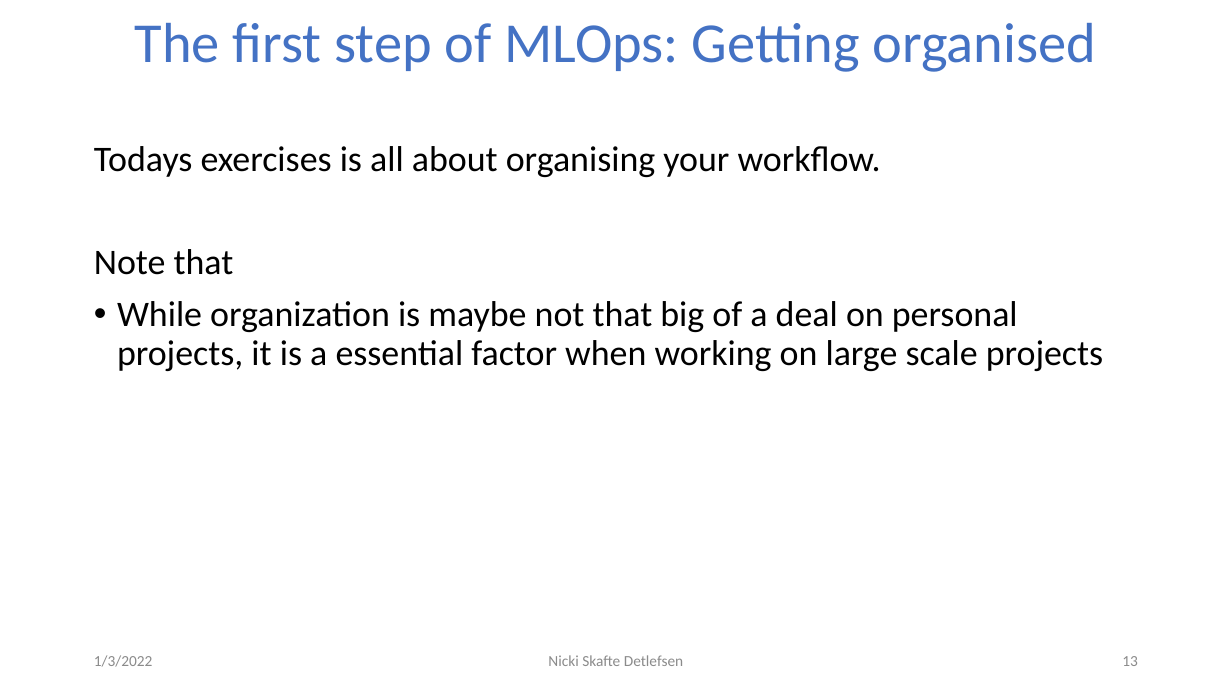
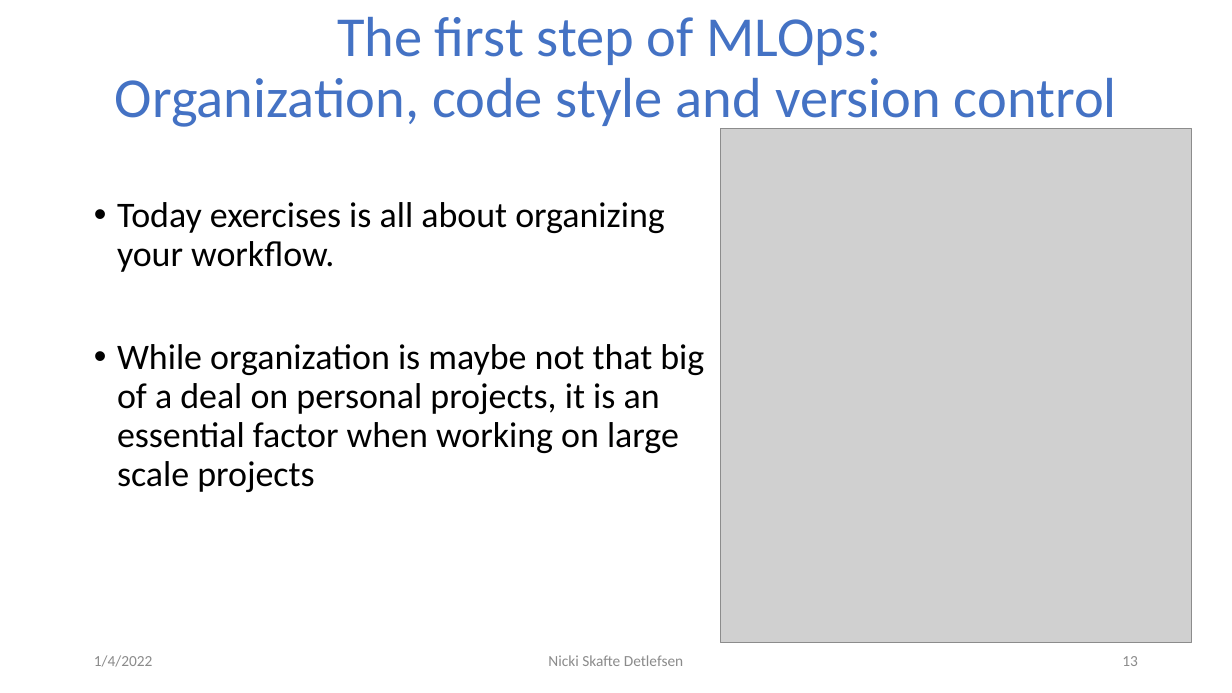
Before and after one commit to DeepEasterbunny/dtu_mlops, a slide deck: slide 13 of s2_organisation_and_version_control/lecture/MLOps.pptx. Drawn at 1232x693 pixels with LibreOffice and Linux fonts; fonts in the diff are those of the drawing; grey boxes stand for pictures; background and template pictures are left out. Boxes give left, top, right and bottom in pixels: in the first picture for what was removed or moved away, otherwise in the second. Text is boxed around its words. In the diff, an @@ line names an element or a change of style, - is before the commit and + after.

Commit message:
mlops

```diff
--- a/s2_organisation_and_version_control/lecture/MLOps.pptx
+++ b/s2_organisation_and_version_control/lecture/MLOps.pptx
@@ title at (115, 17, 1117, 131): text changed @@
-The first step of MLOps: Getting organised
+The first step of MLOps:
+Organization, code style and version control
@@ picture added at (720, 128, 1191, 642) @@
@@ text at (117, 202, 704, 492): text changed @@
-Todays exercises is all about organising your workflow.
-Note that
-• While organization is maybe not that big of a deal on personal projects, it is a essential factor when working on large scale projects
+• Today exercises is all about organizing your workflow.
+• While organization is maybe not that big of a deal on personal projects, it is an essential factor when working on large scale projects
@@ text at (94, 655, 153, 667): text changed @@
-1/3/2022
+1/4/2022
```
Also in this commit, not shown: 12 other slides changed, 2 slides added, 4 other files.
